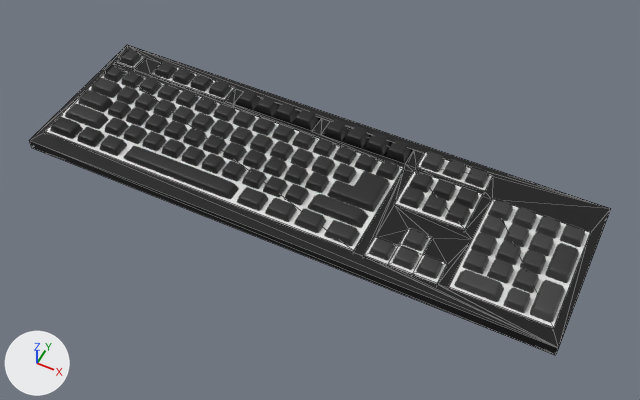
What one commit did to the glTF model models/teclado.glb.
One viewpoint serves both versions: a 50 mm camera at (17.7, -32.7, 39.4) aimed at (1.6, -0.5, -0.8). The axes (+X, +Y, +Z) are drawn at lower left. The lights are the same throughout. The first picture is the older version. Mesh edges are drawn as thin lines on the coarser meshes. Where no turn or scale is listed for an object, it has been applied to the vertices.

The first picture shows '1', '2', '3', '4', '5', '7', 'Cubo.001', 'Cubo.002', 'Cubo.003', 'Cubo.004', 'Cubo.007', 'Cubo.014', 'Cubo.017', 'Cubo.025', 'Cubo.034', 'Cubo.035', 'Cubo.040' and 26 more.
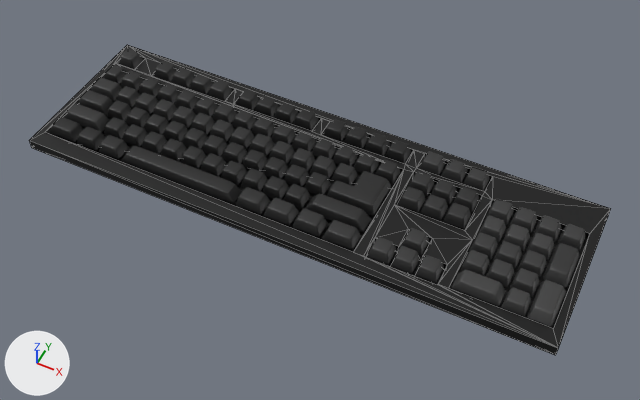
What differs and where, as boxes (x1, y1, x2, y2) in the pictures (640 x 400 px):
'3', deleted: before (44, 71, 404, 252)
'7', deleted: before (448, 198, 590, 329)
'5', deleted: before (394, 171, 483, 230)
'Cubo.040', deleted: before (364, 228, 447, 285)
'4', deleted: before (416, 153, 493, 192)
'1', deleted: before (151, 67, 235, 101)
'2', deleted: before (116, 55, 146, 69)
'Plano.001', unchanged, uncovered by the edit: before (253, 107, 411, 164); after (50, 80, 588, 329)

What changed in the scene script:
```text
Remove ob_1:
    ob_1 = bpy.data.objects.new('1', me_cubo_001)
    ob_1.location = (-10.26, 4.19, 0.0)
Remove ob_4:
    ob_4 = bpy.data.objects.new('4', me_cubo_002)
    ob_4.location = (8.36, 4.17, 0.0)
Remove ob_5:
    ob_5 = bpy.data.objects.new('5', me_cubo_003)
    ob_5.location = (8.34, 1.64, 0.0)
    ob_5.scale = (-2.2, 1.5, 0.45)
Remove ob_7:
    ob_7 = bpy.data.objects.new('7', me_cubo_036)
    ob_7.location = (14.08, -0.51, 0.0)
    ob_7.scale = (-2.93, 3.6, 0.45)
Remove ob_3:
    ob_3 = bpy.data.objects.new('3', me_cubo_040)
    ob_3.location = (-5.28, -0.54, 0.0)
    ob_3.scale = (-10.8, 3.6, 0.45)
Remove ob_2:
    ob_2 = bpy.data.objects.new('2', me_cubo_041)
    ob_2.location = (-15.26, 4.19, 0.0)
    ob_2.scale = (-0.749, 0.689, 0.45)
Remove ob_cubo_040:
    ob_cubo_040 = bpy.data.objects.new('Cubo.040', me_cubo_047)
    ob_cubo_040.location = (8.34, -3.4, -0.04)
```
